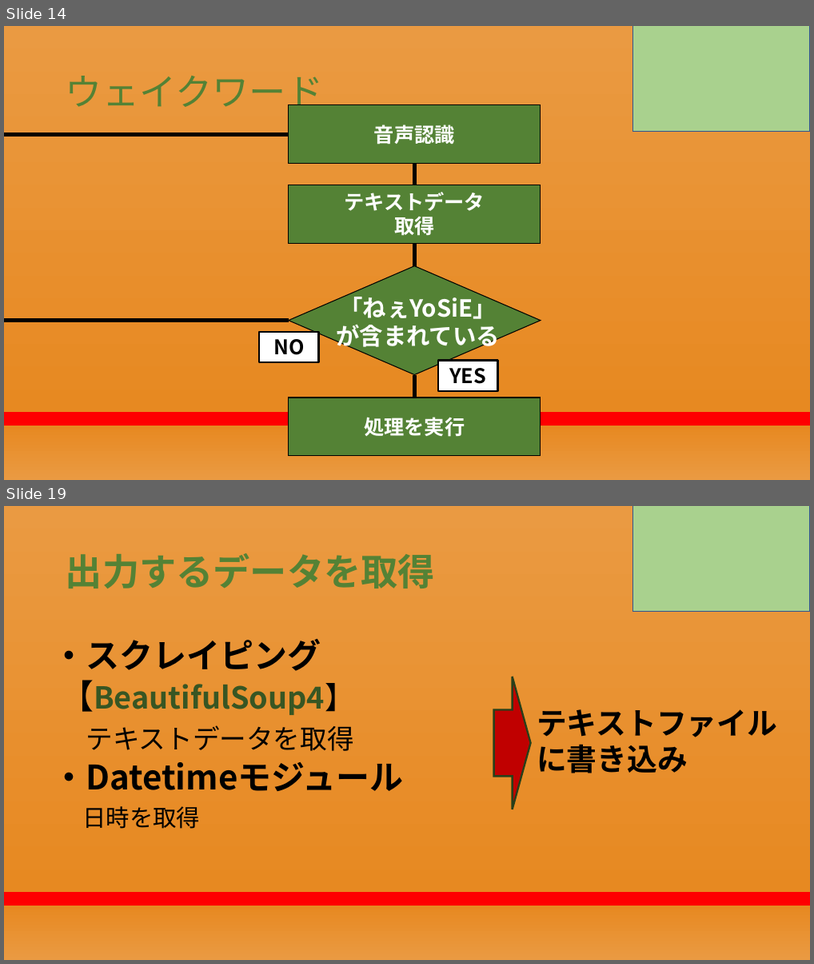
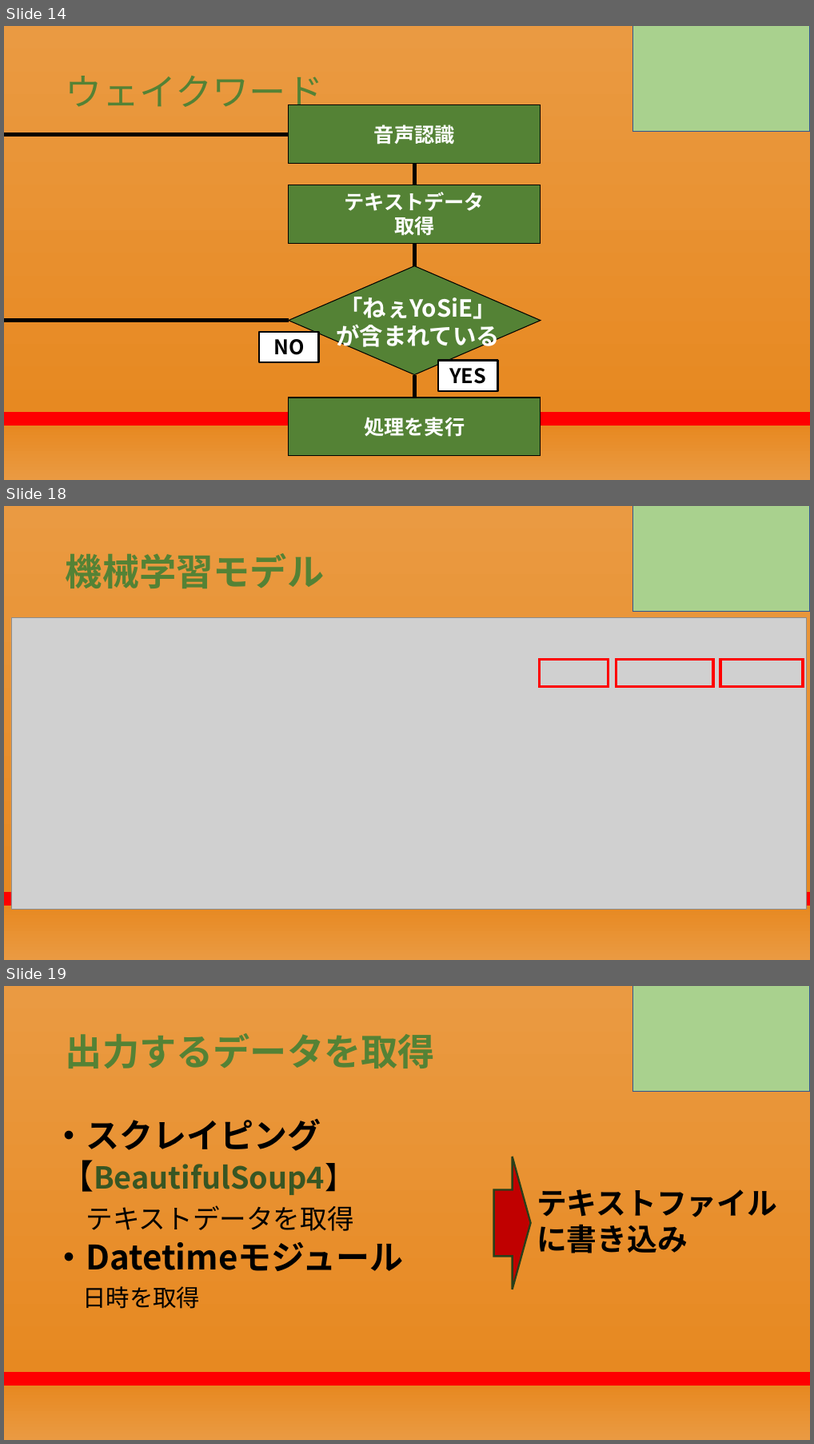
Before and after one commit to RikiishiSuzunosuke/AIspeaker_yosie, a slide deck: presentation/AIスピーカー開発_2.pptx. Shown one above the other, each under a label of ours: slides 14 and 19 before the commit, slides 14, 18 and 19 after it; the slides between them are not shown. The pictures are 814x964 and 814x1444 pixels, drawn with LibreOffice and Linux fonts; fonts in the diff are those of the drawing; grey boxes stand for pictures. Boxes give left, top, right and bottom in pixels: in the first picture for what was removed or moved away, otherwise in the second. Text is boxed around its words. In the diff, an @@ line names an element or a change of style, - is before the commit and + after.

```diff
--- a/presentation/AIスピーカー開発_2.pptx
+++ b/presentation/AIスピーカー開発_2.pptx
@@ slide 18 added at [4,506,810,960], background gradient #EA9A42 to #E78921 to #FF0000 @@
@@ rectangle added at [633,506,810,612], fill #A9D18E, outline #325491 1 pt @@
@@ title added at [66,553,324,588], 44 pt, text #548235, bold @@
+機械学習モデル
@@ picture added at [11,618,807,909] @@
@@ rectangle added at [539,659,608,687], outline #FF0000 3 pt @@
@@ rectangle added at [617,659,714,687], outline #FF0000 3 pt @@
@@ rectangle added at [721,659,803,687], outline #FF0000 3 pt @@
```
Also in this commit, not shown: 3 slides changed, 1 slide removed.
